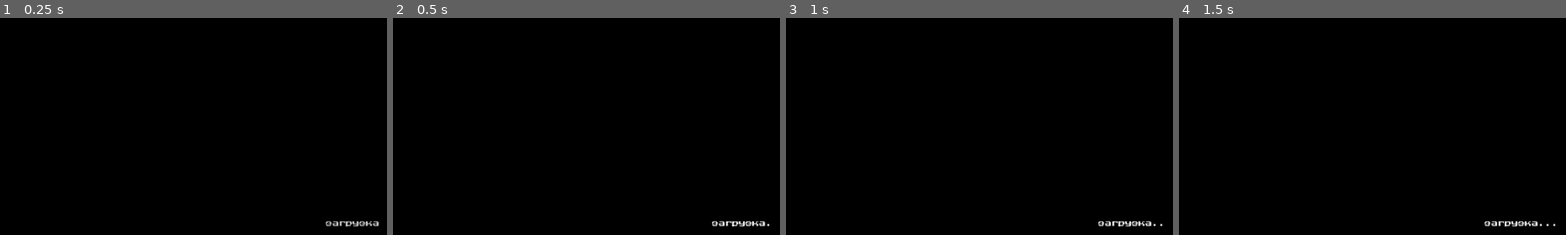
Above: before the commit, frames 1-4 (left to right).
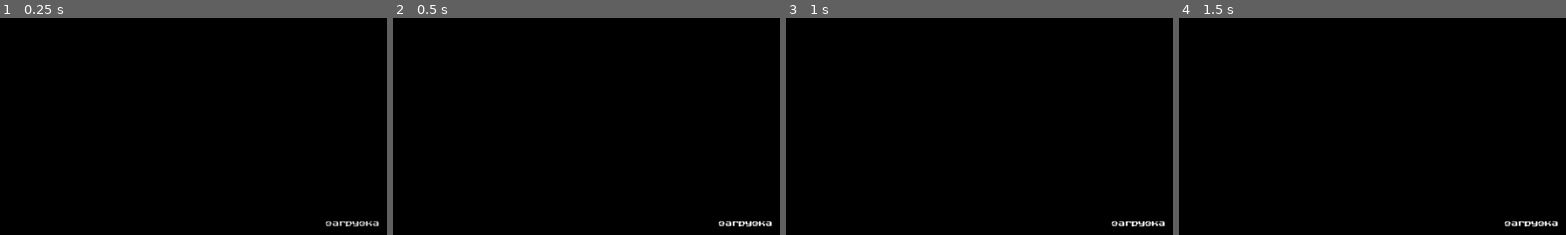
Above: after the commit, the same moments.

Repository: farisepi/fishhuyc
Game: Godot game, scene res://Fish Slaves/Base/Scenes/Overlay/Transition/BootLoader.tscn
The game is run twice, just before and just after one commit, with the same random seed, the same clock (stepped at 60 frames per second) and the same inputs. Sound files missing from this copy of the repository are replaced by a short silence.
Inputs (mouse positions are % of the whole screen's width and height, from its top left):
- Up to frame 1 (0.25 s): no input
- Up to frame 2 (0.5 s): no input
- Up to frame 3 (1 s): tap Enter (ui_accept) at 0.5 s; move the mouse to (72, 45) at 0.52 s; hold Right (ui_right) from 0.53 s (still down); hold Right mouse button (Parry) from 0.53 s (still down); click (72, 45) at 0.67 s; tap Space (jump) at 0.77 s
- Up to frame 4 (1.5 s): release Right (ui_right) at 1.25 s; release Right mouse button (Parry) at 1.25 s; tap Enter (ui_accept) at 1.25 s; drag from (30, 55) to (45, 70) at 1.27 s
The pictures show only the part of the screen within x 48-98%, y 46-96%; the shares and areas given below are measured in that part.

Frame 1 is identical in both runs. In frame 2, 0.3% of the frame differs, in the area x 82-98%, y 93-97%; in frame 3, 0.3%; in frame 4, 0.3%, in the area x 78-98%, y 93-97%.

Commit message:
Фикс интерфейса

Diff:
--- a/Fish Slaves/Base/Scripts/Managers/BootLoader.gd
+++ b/Fish Slaves/Base/Scripts/Managers/BootLoader.gd
@@ -2,10 +2,6 @@
 
 @onready var bg: ColorRect = $Canvas/BG
 @onready var loading_label: Label = $Canvas/LoadingLabel
-@onready var title: Label = $Canvas/Center/Title
-@onready var name1: Label = $Canvas/NamesRow/Name1
-@onready var separator: Label = $Canvas/NamesRow/Separator
-@onready var name2: Label = $Canvas/NamesRow/Name2
 
 const INTRO_DURATION: float = 3.5
 const DOT_INTERVAL: float = 0.4
@@ -20,14 +16,11 @@
 	loading_label.text = "загрузка"
 
 	loading_label.modulate.a = 0.0
+	bg.modulate.a = 1.0
 
 	var tween = create_tween()
 	tween.set_ease(Tween.EASE_OUT).set_trans(Tween.TRANS_SINE)
 	tween.tween_property(loading_label, "modulate:a", 1.0, 0.4)
-	tween.tween_property(title, "modulate:a", 1.0, 0.6)
-	tween.tween_property(name1, "modulate:a", 1.0, 0.5)
-	tween.parallel().tween_property(separator, "modulate:a", 1.0, 0.5)
-	tween.parallel().tween_property(name2, "modulate:a", 1.0, 0.5)
 
 	# Определяем целевую сцену
 	var level = Global.last_save_level
@@ -59,39 +52,23 @@
 	var tree = get_tree()
 	var old_scene = tree.current_scene
 
-	# Добавляем меню в корень, но НЕ активируем (current_scene не меняем сразу)
 	tree.root.add_child(scene_instance)
 	tree.current_scene = scene_instance
 
-	# Удаляем старую сцену (BootLoader сам — автолоад, не current_scene, но на всякий)
 	if old_scene and old_scene != scene_instance:
 		old_scene.queue_free()
 
-	# Небольшая пауза чтобы меню прогрузилось под бутлоадером
 	await tree.process_frame
 	await tree.process_frame
 	await tree.process_frame
 
-	# Плавно гасим бутлоадер
 	var fade = create_tween()
 	fade.set_ease(Tween.EASE_IN).set_trans(Tween.TRANS_SINE)
 	fade.tween_property(bg, "modulate:a", 0.0, 0.8)
 	fade.parallel().tween_property(loading_label, "modulate:a", 0.0, 0.8)
-	fade.parallel().tween_property(title, "modulate:a", 0.0, 0.8)
-	fade.parallel().tween_property(name1, "modulate:a", 0.0, 0.8)
-	fade.parallel().tween_property(separator, "modulate:a", 0.0, 0.8)
-	fade.parallel().tween_property(name2, "modulate:a", 0.0, 0.8)
 	await fade.finished
 
-	# Удаляем бутлоадер полностью
 	queue_free()
 
-func _process(delta: float) -> void:
-	_dot_timer += delta
-	if _dot_timer >= DOT_INTERVAL:
-		_dot_timer = 0.0
-		_dots = (_dots + 1) % 4
-		var dots_str = ""
-		for i in range(_dots):
-			dots_str += "."
-		loading_label.text = "загрузка" + dots_str
+func _process(_delta: float) -> void:
+	pass
--- a/Fish Slaves/Base/Scripts/Player/PlayerMechaFish/MechaInterface.gd
+++ b/Fish Slaves/Base/Scripts/Player/PlayerMechaFish/MechaInterface.gd
@@ -6,7 +6,7 @@
 @onready var suit_icon: Sprite2D = $UI_Container/SuitIcon
 
 var max_hearts: int = 5
-var current_hearts: int = 5
+var current_hearts: int = 1
 var stamina_value: float = 100.0
 var max_stamina: float = 100.0
 var has_suit: bool = false
@@ -20,11 +20,21 @@
 var hearts_base_pos: Vector2
 var stamina_base_pos: Vector2
 
+# Скорости анимации HPBar по количеству сердец
+const HP_BAR_SPEED_TABLE: Dictionary = {
+	5: 1.0,
+	4: 1.125,
+	3: 1.25,
+	2: 1.375,
+	1: 1.5,
+	0: 0.0,
+}
+
 func _ready():
 	hp_bar.play("HP_Bar")
+	hp_bar.frame = 0
 	_update_hearts()
 	_update_stamina()
-
 
 	hp_bar_base_pos = hp_bar.position
 	hearts_base_pos = hearts.position
@@ -54,23 +64,28 @@
 	add_child(glow)
 
 func _process(delta):
-	print("MechaInterface._process: paused=", get_tree().paused)
 	if get_tree().paused:
 		return
 
 	var player = get_tree().get_first_node_in_group("player")
-	print("player=", player)
 	if not player:
 		return
 
 	if player.has_method("get_hp"):
-		print("get_hp=", player.get_hp())
 		current_hearts = player.get_hp()
 		_update_hearts()
 
 	if player.has_method("get_stamina"):
 		stamina_value = player.get_stamina()
 		_update_stamina()
+
+	# Скорость анимации HPBar по таблице
+	if hp_bar:
+		var h = clamp(current_hearts, 0, 5)
+		var speed = HP_BAR_SPEED_TABLE.get(h, 1.0)
+		hp_bar.speed_scale = speed
+		if speed <= 0.0:
+			hp_bar.stop()
 
 	var hp_percent = float(current_hearts) / float(max_hearts)
 
@@ -102,9 +117,10 @@
 	if not hearts:
 		return
 	var total_frames = hearts.sprite_frames.get_frame_count("Hp")
-	var frame = int((float(current_hearts) / float(max_hearts)) * (total_frames - 1))
+	var frame = total_frames - 1 - int(clamp(float(current_hearts) / float(max_hearts), 0.0, 1.0) * (total_frames - 1))
+	hearts.stop()
 	hearts.frame = clamp(frame, 0, total_frames - 1)
-	hearts.stop()
+	print("Hearts frame=", hearts.frame, " current=", current_hearts, " max=", max_hearts, " total=", total_frames)
 
 func _update_stamina():
 	if not stamina:
@@ -115,7 +131,6 @@
 	stamina.frame = clamp(frame, 0, total_frames - 1)
 	stamina.stop()
 
-
 func set_hearts(value: int):
 	current_hearts = clamp(value, 0, max_hearts)
 	_update_hearts()
--- a/Fish Slaves/Base/Scripts/Player/PlayerMechaFish/PlayerMechaFish.gd
+++ b/Fish Slaves/Base/Scripts/Player/PlayerMechaFish/PlayerMechaFish.gd
@@ -18,7 +18,8 @@
 var is_dead: bool = false
 var original_color: Color = Color(1, 1, 1, 1)
 var block_color: Color = Color(0.5, 0.8, 1.0, 1)
-var hp: int = 100
+var hp: int = 5
+var max_hp: int = 5
 var is_blocking: bool = false
 var is_vaulting: bool = false
 var is_climbing: bool = false
@@ -50,12 +51,20 @@
 
 func _ready():
 	add_to_group("player")
+	hp = 5
+	max_hp = 5
 	sprite.play("Idle")
 	held_icon = Sprite2D.new()
 	held_icon.visible = false
 	held_icon.scale = Vector2(0.8, 0.8)
 	held_icon.z_index = 100
 	add_child(held_icon)
+
+func get_hp() -> int:
+	return hp
+
+func get_max_hp() -> int:
+	return max_hp
 
 var was_on_floor: bool = true
 var velocity_y_before_jump: float = 0.0
